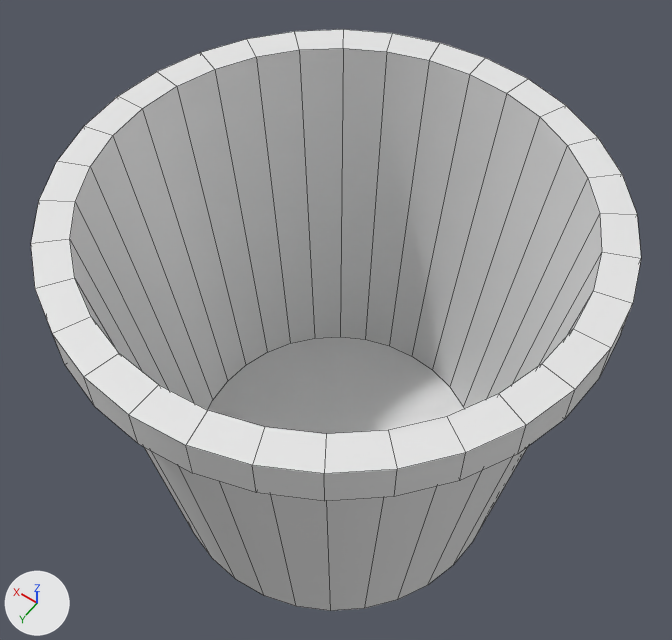
Before and after pictures for a commit that changed the Blender file Models/xmas.blend.
One viewpoint serves both versions: a 50 mm camera at (-1.72, 2.41, 4.18) aimed at (0.08, -0.12, 0.22). Lighting does not change. The marker at lower left points along +X, +Y and +Z. Mesh edges are drawn as thin lines. The same objects are shown in both versions, whatever each file hides.
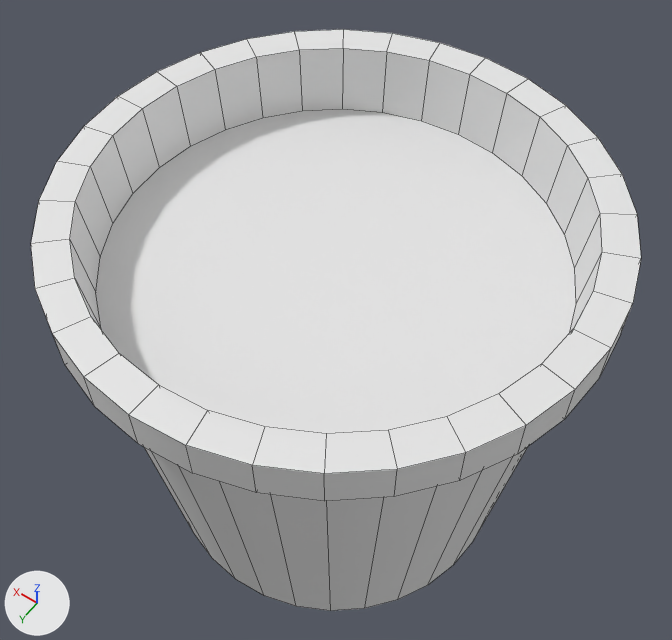
The change, as a diff of the scene's bpy script:
```diff
--- a/Models/xmas.blend.py
+++ b/Models/xmas.blend.py
@@ me_cylinder @@
 me_cylinder.from_pydata(...)  # 192 vertices, 162 faces; spans x -1.34..1.34, y -1.34..1.34, z -1.0..1.21
 # used by ob_cylinder; location = (0.0, 0.0, 0.0)
+# me_cylinder part 1: all 32 vertices in x -0.88..0.88, y -0.88..0.88, z -0.91 are scaled about their middle by (1.29, 1.29, 1), then moved by (0.0, 0.0, 1.75)
```

Location of each change, (x1, y1, x2, y2) in pixels of the pictures (672 x 640 px; the box of a moved part takes in the faces that stretch with it):
part 1 of me_cylinder, moved or reshaped
    both: (70, 48, 602, 434)
